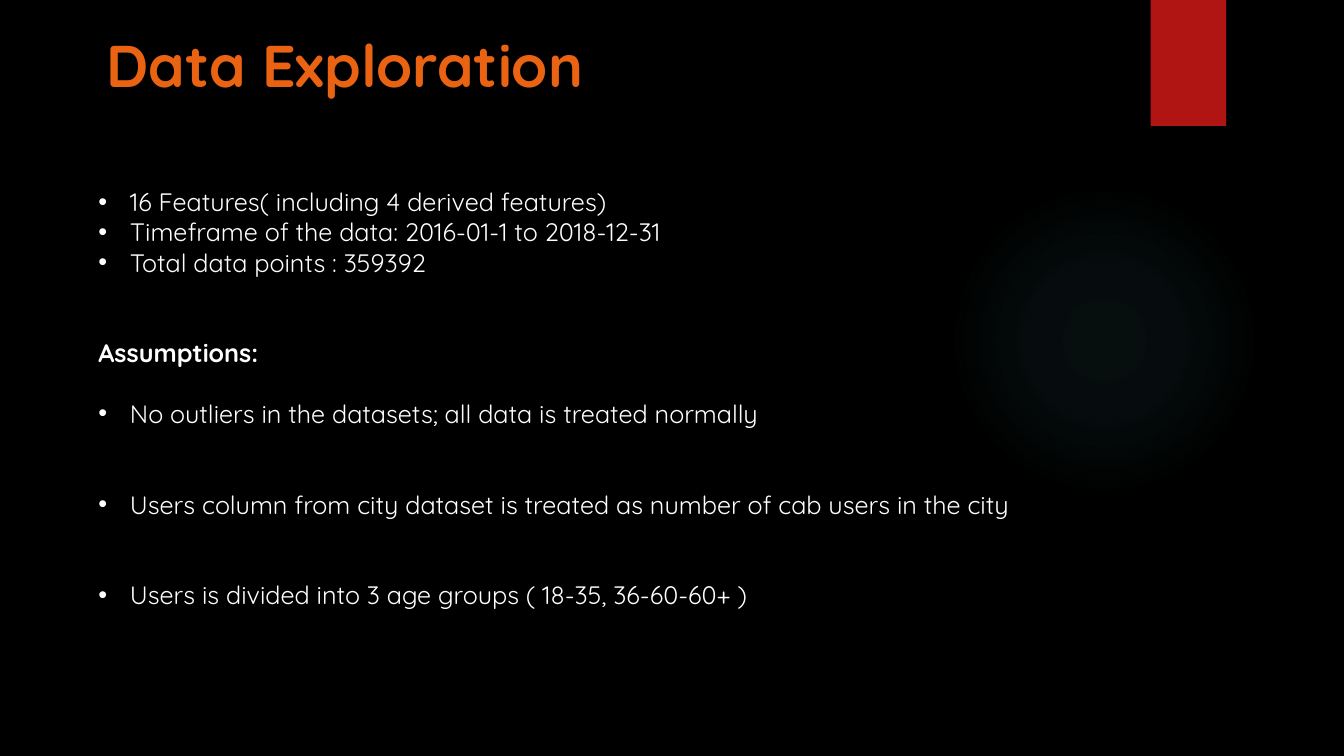
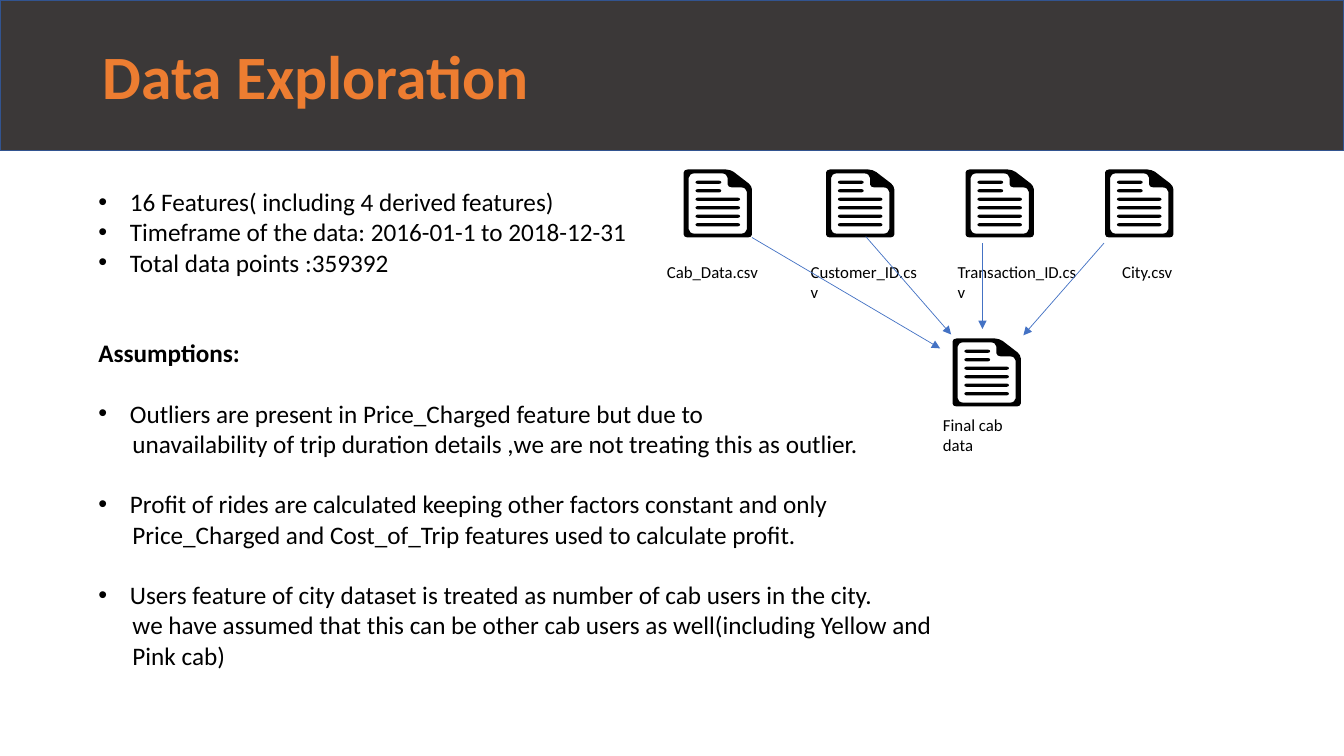
Before and after one commit to m-odeh/G2M-Data-Glacier-Internship-, a slide deck: slide 3 of G2M_Case_Study_ Final .pptx. Drawn at 1344x756 pixels with LibreOffice and Linux fonts; fonts in the diff are those of the drawing; background and template pictures are left out. Boxes give left, top, right and bottom in pixels: in the first picture for what was removed or moved away, otherwise in the second. Text is boxed around its words. In the diff, an @@ line names an element or a change of style, - is before the commit and + after.

Commit message:
Add files via upload
changed the ppt template to the default one provided by data glacier

```diff
--- a/G2M_Case_Study_ Final .pptx
+++ b/G2M_Case_Study_ Final .pptx
@@ background picture (left out) to #FFFFFF @@
@@ rectangle added at [0,0,1344,150], fill #3B3838, outline #325491 1 pt @@
@@ title "Data Exploration": place and size @@
-title "Data Exploration" at [106,43,583,99]
+title "Data Exploration" at [102,55,528,109]
@@ title "Data Exploration" at [102,55,528,109]: size 42 to 44 pt, font Quicksand to Calibri, text colour #EA6312 to #ED7D31; line spacing 1 to 0.9; vertical alignment top to middle @@
@@ rectangle removed at [1150,0,1226,126] @@
@@ text at [98,192,625,366]: font Quicksand to Calibri, text colour #FFFFFF to #000000 in "16 Features( including 4 derived features)", "Timeframe of the data: 2016-01-1 to 2018-12-31", "Assumptions:" @@
@@ ellipse removed at [949,185,1259,495] @@
@@ text at [130,254,388,276]: text changed; font Quicksand to Calibri; text colour #FFFFFF to #000000 @@
-• Total data points : 359392
+• Total data points :359392
@@ text at [130,405,931,669]: text changed; font Quicksand to Calibri; text colour #FFFFFF to #000000 @@
-• No outliers in the datasets; all data is treated normally
-• Users column from city dataset is treated as number of cab users in the city
-• Users is divided into 3 age groups ( 18-35, 36-60-60+ )
+• Outliers are present in Price_Charged feature but due to
+unavailability of trip duration details ,we are not treating this as outlier.
+• Profit of rides are calculated keeping other factors constant and only
+Price_Charged and Cost_of_Trip features used to calculate profit.
+• Users feature of city dataset is treated as number of cab users in the city.
+we have assumed that this can be other cab users as well(including Yellow and
+Pink cab)
@@ group added at [667,169,1174,451]: 5 freeform shapes, 5 texts, 4 arrows @@
+Cab_Data.csv
+Customer_ID.csv
+Transaction_ID.csv
+City.csv
+Final cab data
```
Also in this commit, not shown: 11 other slides changed.
